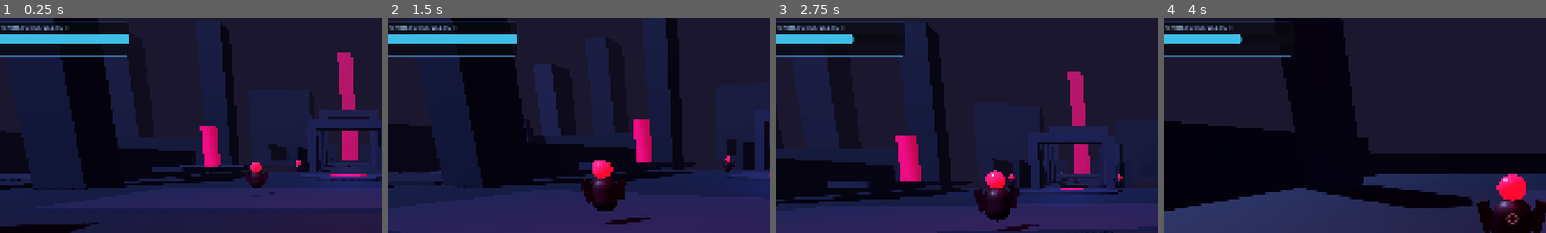
Above: before the commit, frames 1-4 (left to right).
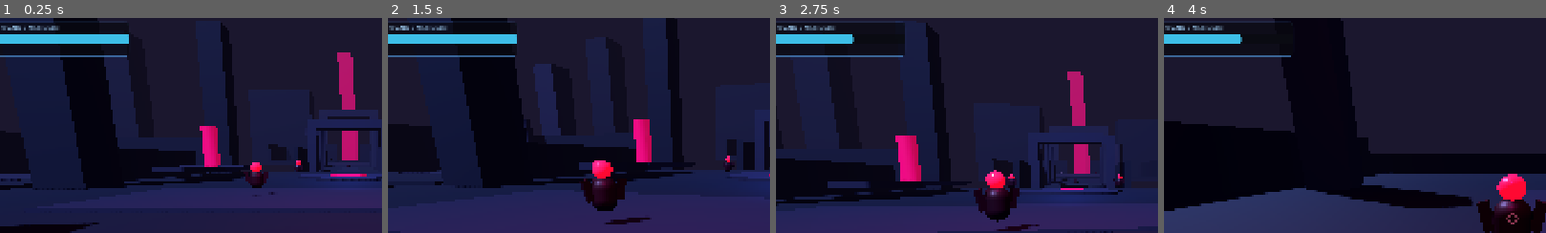
Above: after the commit, the same moments.

Repository: Okamihere/SABLE-MERIDIAN
Game: Godot game, scene res://scenes/levels/main.tscn
The game is run twice, just before and just after one commit, with the same random seed, the same clock (stepped at 60 frames per second) and the same inputs. This scene is started directly instead of the project's main scene.
Inputs (mouse positions are % of the whole screen's width and height, from its top left):
- Up to frame 1 (0.25 s): no input
- Up to frame 2 (1.5 s): tap Enter at 0.5 s; move the mouse to (55, 50) at 0.52 s; hold W (move_forward) from 0.53 s (still down); tap Shift (dodge) at 0.6 s; click (55, 50) at 0.67 s; tap Space (jump) at 0.77 s; move the mouse to (45, 50) at 1.27 s; right-click (45, 50) at 1.35 s
- Up to frame 3 (2.75 s): keep holding W (move_forward); tap Space (jump) at 1.52 s; move the mouse to (52, 48) at 2.02 s; click (52, 48) at 2.1 s
- Up to frame 4 (4 s): keep holding W (move_forward); move the mouse to (49, 52) at 2.77 s; tap Q (lock_on) at 2.85 s; click (49, 52) at 2.92 s; tap Space (jump) at 3.02, 3.77 s; move the mouse to (57, 51) at 3.52 s; tap Shift (dodge) at 3.6 s
The pictures show only the part of the screen within x 4-54%, y 2-52%; the shares and areas given below are measured in that part.

The runs differ from the first frame. In frame 1, 0.2% of the frame differs, in the area x 2-18%, y 3-6%; in frame 2, 0.2%; in frame 3, 0.2%; in frame 4, 0.2%.

Commit message:
Rename game to SABLE MERIDIAN

Diff:
--- a/project.godot
+++ b/project.godot
@@ -14,7 +14,7 @@
 
 [application]
 
-config/name="Nocturne Vector - Combat Prototype"
+config/name="SABLE MERIDIAN"
 run/main_scene="res://scenes/levels/start_room.tscn"
 config/features=PackedStringArray("4.7", "GL Compatibility")
 
--- a/scenes/ui/hud.tscn
+++ b/scenes/ui/hud.tscn
@@ -56,7 +56,7 @@
 layout_mode = 2
 theme_override_colors/font_color = Color(0.66, 0.85, 1, 1)
 theme_override_font_sizes/font_size = 16
-text = "VITAL // NOCTURNE VECTOR"
+text = "VITAL // SABLE MERIDIAN"
 
 [node name="HealthBar" type="ProgressBar" parent="Root/TopLeftPanel/VBox"]
 unique_name_in_owner = true
Not shown, changed: README.md
Not shown, changed: ROADMAP.md
